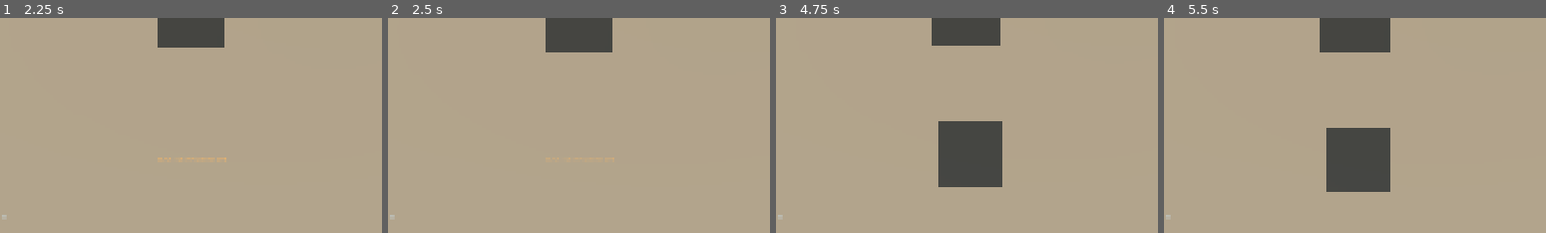
Above: before the commit, frames 1-4 (left to right).
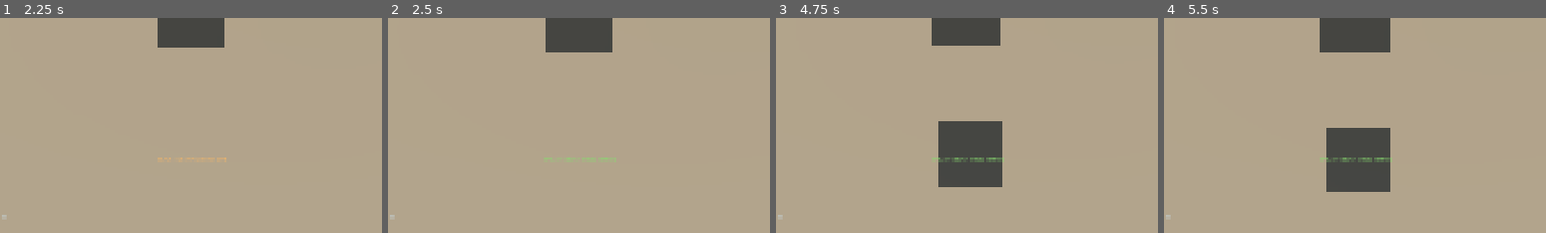
Above: after the commit, the same moments.

Repository: philliparthur98-ops/Blacksite-extraction
Game: Godot game, scene res://scenes/Main.tscn
Same seed, same stepped clock (60 frames per second), same inputs: the game is played once before the commit and once after it.
Inputs (mouse positions are % of the whole screen's width and height, from its top left):
- Up to frame 1 (2.25 s): click "DEPLOY" at 0.5 s; click "DEPLOY TO HARBOR DISTRICT" at 1.25 s; tap Enter at 2 s; move the mouse to (55, 50) at 2.02 s; hold W (move_forward) from 2.03 s (still down); tap F (interact) at 2.1 s; click (55, 50) at 2.17 s
- Up to frame 2 (2.5 s): keep holding W (move_forward); tap H at 2.3 s
- Up to frame 3 (4.75 s): keep holding W (move_forward); tap Space at 2.75, 4.25 s; move the mouse to (45, 50) at 2.77 s; tap H at 2.85, 3.8 s; click (45, 50) at 2.92 s; tap F (interact) at 3.05, 4.55 s; tap Enter at 3.5 s; move the mouse to (52, 48) at 3.52 s; right-click (52, 48) at 3.6 s; click (52, 48) at 3.67 s; move the mouse to (49, 52) at 4.27 s; tap Ctrl (crouch) at 4.35 s; click (49, 52) at 4.42 s
- Up to frame 4 (5.5 s): keep holding W (move_forward); move the mouse to (57, 51) at 5.02 s; click (57, 51) at 5.1 s; tap H at 5.3 s
The pictures show only the part of the screen within x 25-75%, y 50-100%; the shares and areas given below are measured in that part.

Frame 1 is identical in both runs. In frame 2, 0.1% of the frame differs, in the area x 41-60%, y 64-66%; in frame 3, 0.3%, in the area x 41-60%, y 64-68%; in frame 4, 0.3%.

Commit message:
Fix raid lifecycle and add medical treatment loop

Diff:
--- a/desktop/scripts/main.gd
+++ b/desktop/scripts/main.gd
@@ -6,15 +6,17 @@
 var player: BlacksitePlayer
 var extract: ExtractionTerminal
 var raid_root: Node3D
-var raid_active := false
-var raid_time := 900.0
+var raid_active: bool = false
+var raid_time: float = 900.0
 var raid_loot: Array[String] = []
-var contract_secured := false
-var raid_kills := 0
-var raid_hits := 0
-var raid_headshots := 0
-var enemies_alive := 0
-var start_msec := 0
+var contract_secured: bool = false
+var raid_kills: int = 0
+var raid_hits: int = 0
+var raid_headshots: int = 0
+var enemies_alive: int = 0
+var start_msec: int = 0
+var med_uses: int = 4
+var quest_position: Vector3 = Vector3(-2,1,-32)
 var impact_material: StandardMaterial3D
 
 func _ready() -> void:
@@ -23,7 +25,6 @@
     _ensure_input_map()
     _build_ui()
     _prepare_impact_material()
-    set_process(true)
 
 func _ensure_input_map() -> void:
     _key_action("move_forward", KEY_W)
@@ -41,24 +42,28 @@
     _mouse_action("fire", MOUSE_BUTTON_LEFT)
     _mouse_action("aim", MOUSE_BUTTON_RIGHT)
 
-func _key_action(action: StringName, code: Key) -> void:
+func _key_action(action: StringName, code: int) -> void:
     if not InputMap.has_action(action):
         InputMap.add_action(action)
     if InputMap.action_get_events(action).is_empty():
-        var e := InputEventKey.new(); e.physical_keycode = code; InputMap.action_add_event(action,e)
-
-func _mouse_action(action: StringName, button: MouseButton) -> void:
+        var event := InputEventKey.new()
+        event.physical_keycode = code
+        InputMap.action_add_event(action,event)
+
+func _mouse_action(action: StringName, button: int) -> void:
     if not InputMap.has_action(action):
         InputMap.add_action(action)
     if InputMap.action_get_events(action).is_empty():
-        var e := InputEventMouseButton.new(); e.button_index = button; InputMap.action_add_event(action,e)
+        var event := InputEventMouseButton.new()
+        event.button_index = button
+        InputMap.action_add_event(action,event)
 
 func _build_ui() -> void:
     ui = BlacksiteUI.new()
     add_child(ui)
     ui.deploy_requested.connect(_start_raid)
     ui.return_requested.connect(_return_to_terminal)
-    ui.quit_requested.connect(func(): get_tree().quit())
+    ui.quit_requested.connect(func() -> void: get_tree().quit())
     ui.set_profile(profile)
 
 func _prepare_impact_material() -> void:
@@ -70,89 +75,139 @@
     if raid_root and is_instance_valid(raid_root):
         raid_root.queue_free()
         await get_tree().process_frame
-    raid_root = Node3D.new(); raid_root.name="RaidRoot"; add_child(raid_root)
-    world = WorldBuilder.new(); raid_root.add_child(world)
-    var layout := world.build()
-
-    player = BlacksitePlayer.new(); raid_root.add_child(player); player.setup(self)
-    player.global_position = layout.get("player_spawn",Vector3(0,1,45))
+
+    raid_root = Node3D.new()
+    raid_root.name = "RaidRoot"
+    add_child(raid_root)
+
+    world = WorldBuilder.new()
+    raid_root.add_child(world)
+    var layout: Dictionary = world.build()
+    quest_position = layout.get("quest_pos",Vector3(-2,1,-32))
+
+    player = BlacksitePlayer.new()
+    player.setup(self)
+    player.position = layout.get("player_spawn",Vector3(0,1,45))
     player.died.connect(_on_player_died)
     player.hud_state_changed.connect(_on_player_hud)
-    player.interaction_prompt.connect(func(text:String): ui.set_prompt(text))
-    player.toast_requested.connect(func(text:String): ui.toast(text))
-
-    raid_loot.clear(); contract_secured=false; raid_kills=0; raid_hits=0; raid_headshots=0
-    raid_time=900.0; start_msec=Time.get_ticks_msec(); enemies_alive=0
-
-    for def in layout.get("enemy_spawns",[]):
-        var enemy := BlacksiteEnemy.new(); raid_root.add_child(enemy)
-        enemy.global_position = def.get("pos",Vector3.ZERO)
-        enemy.configure(player,str(def.get("type","scav")))
+    player.interaction_prompt.connect(func(text: String) -> void: ui.set_prompt(text))
+    player.toast_requested.connect(func(text: String) -> void: ui.toast(text))
+    raid_root.add_child(player)
+
+    raid_loot.clear()
+    contract_secured = false
+    raid_kills = 0
+    raid_hits = 0
+    raid_headshots = 0
+    raid_time = 900.0
+    med_uses = 4
+    start_msec = Time.get_ticks_msec()
+    enemies_alive = 0
+
+    var enemy_defs: Array = layout.get("enemy_spawns",[])
+    for definition in enemy_defs:
+        var enemy := BlacksiteEnemy.new()
+        enemy.configure(player,str(definition.get("type","scav")))
+        enemy.position = definition.get("pos",Vector3.ZERO)
         enemy.killed.connect(_on_enemy_killed)
+        raid_root.add_child(enemy)
         enemies_alive += 1
 
-    for def in layout.get("loot_spawns",[]):
-        _spawn_loot(str(def.get("id","tools")),def.get("pos",Vector3.ZERO))
-    _spawn_loot("quest_drive",layout.get("quest_pos",Vector3(-2,1,-32)))
-
-    extract = ExtractionTerminal.new(); raid_root.add_child(extract)
-    extract.position = layout.get("extract_pos",Vector3(0,0,52)); extract.configure(self)
-    extract.enabled_for_extract=false
-
-    raid_active=true
+    var loot_defs: Array = layout.get("loot_spawns",[])
+    for definition in loot_defs:
+        _spawn_loot(str(definition.get("id","tools")),definition.get("pos",Vector3.ZERO))
+    _spawn_loot("quest_drive",quest_position)
+
+    extract = ExtractionTerminal.new()
+    extract.position = layout.get("extract_pos",Vector3(0,0,52))
+    extract.configure(self)
+    extract.enabled_for_extract = false
+    raid_root.add_child(extract)
+
+    raid_active = true
     ui.show_raid()
     ui.toast("BLACK TIDE // INSERTION LIVE",Color("efb469"))
-    Input.mouse_mode=Input.MOUSE_MODE_CAPTURED
-    player.set_physics_process(true); player.set_process(true); player.set_process_input(true)
+    Input.mouse_mode = Input.MOUSE_MODE_CAPTURED
 
 func _spawn_loot(id: String, pos: Vector3) -> void:
-    var loot := LootPickup.new(); raid_root.add_child(loot); loot.position=pos; loot.configure(id)
+    if raid_root == null:
+        return
+    var loot := LootPickup.new()
+    loot.position = pos
+    loot.configure(id)
     loot.picked.connect(_on_loot_picked)
+    raid_root.add_child(loot)
 
 func _on_loot_picked(item_id: String, source: LootPickup) -> void:
-    if not raid_active:return
-    if item_id=="quest_drive":
-        contract_secured=true
-        if extract:extract.enabled_for_extract=true
+    if not raid_active:
+        return
+    if item_id == "quest_drive":
+        contract_secured = true
+        if extract:
+            extract.enabled_for_extract = true
         ui.toast("CONTRACT ITEM SECURED // GATE 3 UNLOCKED",Color("6fe8ef"))
     else:
         raid_loot.append(item_id)
-        var d:=ItemDB.get_item(item_id)
-        ui.toast("LOOT SECURED IN PACK // %s"%str(d.get("name",item_id)).to_upper(),ItemDB.rarity_color(str(d.get("rarity","common"))))
-    if is_instance_valid(source):source.queue_free()
-
-func _on_enemy_killed(_enemy: BlacksiteEnemy, archetype: String) -> void:
-    raid_kills+=1;enemies_alive=maxi(0,enemies_alive-1)
-    var chance:=0.78 if archetype=="raider" else 0.48
-    if randf()<chance:
-        var table:=ItemDB.LOOT_TABLE
-        var id:=str(table[randi()%table.size()])
-        if is_instance_valid(_enemy):_spawn_loot(id,_enemy.global_position+Vector3(0,.25,0))
-    ui.toast("HOSTILE DOWN // %d REMAINING"%enemies_alive,Color("d9e7ea"))
+        var data := ItemDB.get_item(item_id)
+        ui.toast("LOOT SECURED IN PACK // %s" % str(data.get("name",item_id)).to_upper(),ItemDB.rarity_color(str(data.get("rarity","common"))))
+    if is_instance_valid(source):
+        source.queue_free()
+
+func _on_enemy_killed(enemy: BlacksiteEnemy, archetype: String) -> void:
+    raid_kills += 1
+    enemies_alive = maxi(0,enemies_alive-1)
+    var chance := 0.78 if archetype == "raider" else 0.48
+    if randf() < chance:
+        var table: Array = ItemDB.LOOT_TABLE
+        var id := str(table[randi() % table.size()])
+        if is_instance_valid(enemy):
+            _spawn_loot(id,enemy.global_position+Vector3(0,0.25,0))
+    ui.toast("HOSTILE DOWN // %d REMAINING" % enemies_alive,Color("d9e7ea"))
 
 func register_hit(headshot: bool) -> void:
-    raid_hits+=1
-    if headshot:raid_headshots+=1
+    raid_hits += 1
+    if headshot:
+        raid_headshots += 1
     ui.hit(headshot)
 
 func spawn_impact(pos: Vector3, normal: Vector3) -> void:
-    if not raid_root:return
-    var decal:=MeshInstance3D.new();var q:=QuadMesh.new();q.size=Vector2(.08,.08);decal.mesh=q;decal.material_override=impact_material
-    decal.global_position=pos+normal*.006
-    var up:=Vector3.UP if absf(normal.dot(Vector3.UP))<.97 else Vector3.RIGHT
+    if not raid_root:
+        return
+    var decal := MeshInstance3D.new()
+    var quad := QuadMesh.new()
+    quad.size = Vector2(0.08,0.08)
+    decal.mesh = quad
+    decal.material_override = impact_material
+    decal.global_position = pos + normal * 0.006
+    var up := Vector3.UP if absf(normal.dot(Vector3.UP)) < 0.97 else Vector3.RIGHT
     decal.look_at(pos-normal,up)
     raid_root.add_child(decal)
-    get_tree().create_timer(18.0).timeout.connect(func():
-        if is_instance_valid(decal):decal.queue_free())
+    get_tree().create_timer(18.0).timeout.connect(func() -> void:
+        if is_instance_valid(decal):
+            decal.queue_free()
+    )
+
+func use_med() -> void:
+    if not raid_active or player == null or not is_instance_valid(player):
+        return
+    if med_uses <= 0:
+        ui.toast("IFAK EMPTY",Color("ef6961"))
+        return
+    med_uses -= 1
+    player.heal(42.0)
+    ui.toast("IFAK APPLIED // %d USES REMAIN" % med_uses,Color("88d96f"))
 
 func request_extract() -> void:
-    if not raid_active:return
+    if not raid_active:
+        return
     if not contract_secured:
-        ui.toast("EXTRACTION LOCKED // CONTRACT ITEM REQUIRED",Color("ed6860"));return
+        ui.toast("EXTRACTION LOCKED // CONTRACT ITEM REQUIRED",Color("ed6860"))
+        return
     _end_raid(true)
 
 func toggle_raid_inventory() -> void:
-    if raid_active:ui.toggle_raid_inventory(raid_loot)
+    if raid_active:
+        ui.toggle_raid_inventory(raid_loot)
 
 func _on_player_died() -> void:
     _end_raid(false)
@@ -161,46 +216,66 @@
     pass
 
 func _process(delta: float) -> void:
-    if not raid_active or player==null or not is_instance_valid(player):return
-    raid_time-=delta
-    if raid_time<=0:
-        ui.toast("RAID TIMER EXPIRED",Color("ed6860"));_end_raid(false);return
-    var objective:=_objective_text()
-    ui.update_hud(player.get_hud_state(),raid_time,objective,raid_loot)
+    if not raid_active or player == null or not is_instance_valid(player):
+        return
+    raid_time -= delta
+    if raid_time <= 0.0:
+        ui.toast("RAID TIMER EXPIRED",Color("ed6860"))
+        _end_raid(false)
+        return
+    ui.update_hud(player.get_hud_state(),raid_time,_objective_text(),raid_loot)
 
 func _objective_text() -> String:
-    if player==null:return ""
+    if player == null:
+        return ""
     if not contract_secured:
-        var target:=Vector3(-2,1,-32);var dist:=player.global_position.distance_to(target)
-        return "BLACK TIDE // SECURE ARCHIVE DRIVE // %dm"%int(dist)
+        var distance := player.global_position.distance_to(quest_position)
+        return "BLACK TIDE // SECURE ARCHIVE DRIVE // %dm" % int(distance)
     if extract:
-        var dist:=player.global_position.distance_to(extract.global_position)
-        return "EXTRACT // GATE 3 // %dm"%int(dist)
+        var distance := player.global_position.distance_to(extract.global_position)
+        return "EXTRACT // GATE 3 // %dm" % int(distance)
     return "EXTRACT // GATE 3"
 
 func _end_raid(extracted: bool) -> void:
-    if not raid_active:return
-    raid_active=false
+    if not raid_active:
+        return
+    raid_active = false
     if player and is_instance_valid(player):
-        player.set_physics_process(false);player.set_process(false);player.set_process_input(false)
-    Input.mouse_mode=Input.MOUSE_MODE_VISIBLE
-    profile["raid_count"]=int(profile.get("raid_count",0))+1
-    profile["kills"]=int(profile.get("kills",0))+raid_kills
+        player.set_physics_process(false)
+        player.set_process(false)
+        player.set_process_unhandled_input(false)
+    Input.mouse_mode = Input.MOUSE_MODE_VISIBLE
+
+    profile["raid_count"] = int(profile.get("raid_count",0))+1
+    profile["kills"] = int(profile.get("kills",0))+raid_kills
     if extracted:
-        profile["extractions"]=int(profile.get("extractions",0))+1
-        var stash:Array=profile.get("stash",[])
-        var cash_gain:=0
+        profile["extractions"] = int(profile.get("extractions",0))+1
+        var stash: Array = profile.get("stash",[])
+        var cash_gain := 0
         for id in raid_loot:
-            stash.append(id);cash_gain+=int(ItemDB.get_item(id).get("value",0))
-        profile["stash"]=stash
-        profile["cash"]=int(profile.get("cash",0))+cash_gain
-        profile["best_raid_value"]=maxi(int(profile.get("best_raid_value",0)),cash_gain)
+            stash.append(id)
+            cash_gain += int(ItemDB.get_item(id).get("value",0))
+        profile["stash"] = stash
+        profile["cash"] = int(profile.get("cash",0))+cash_gain
+        profile["best_raid_value"] = maxi(int(profile.get("best_raid_value",0)),cash_gain)
     else:
-        profile["deaths"]=int(profile.get("deaths",0))+1
+        profile["deaths"] = int(profile.get("deaths",0))+1
     ProfileStore.save_profile(profile)
-    ui.show_result(extracted,{"kills":raid_kills,"hits":raid_hits,"headshots":raid_headshots,"time":float(Time.get_ticks_msec()-start_msec)/1000.0},raid_loot if extracted else [])
+
+    var stats := {
+        "kills":raid_kills,
+        "hits":raid_hits,
+        "headshots":raid_headshots,
+        "time":float(Time.get_ticks_msec()-start_msec)/1000.0
+    }
+    var recovered: Array = raid_loot if extracted else []
+    ui.show_result(extracted,stats,recovered)
 
 func _return_to_terminal() -> void:
-    if raid_root and is_instance_valid(raid_root):raid_root.queue_free()
-    raid_root=null;player=null;world=null;extract=null
+    if raid_root and is_instance_valid(raid_root):
+        raid_root.queue_free()
+    raid_root = null
+    player = null
+    world = null
+    extract = null
     ui.show_menu(profile)
